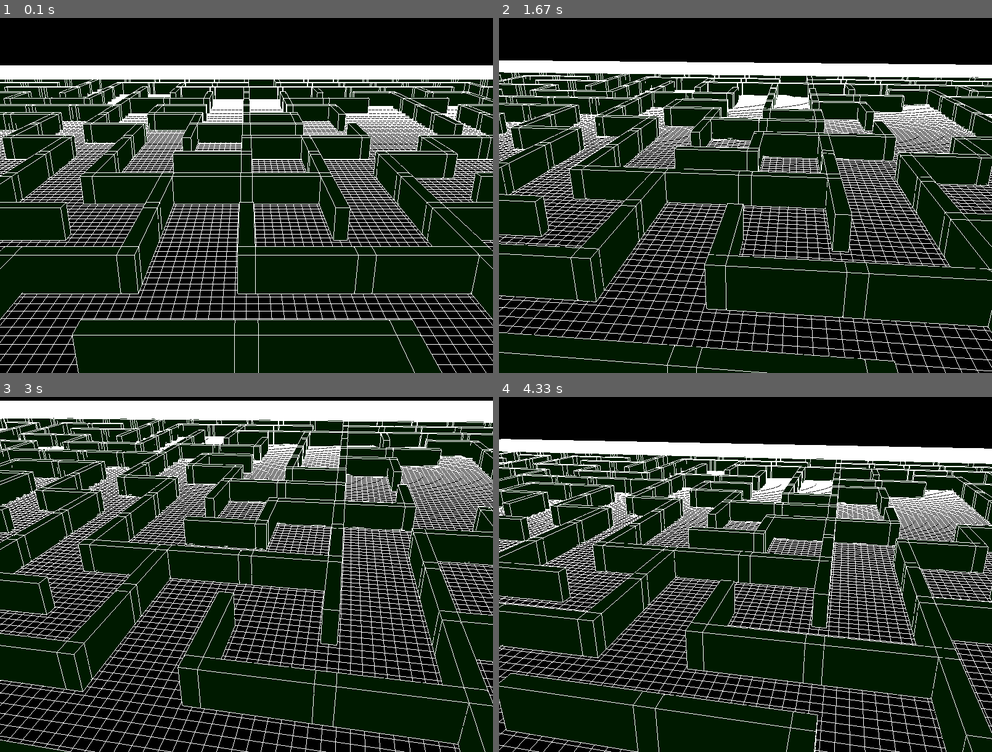
Above: before the commit, frames 1-4 (two rows, left to right).
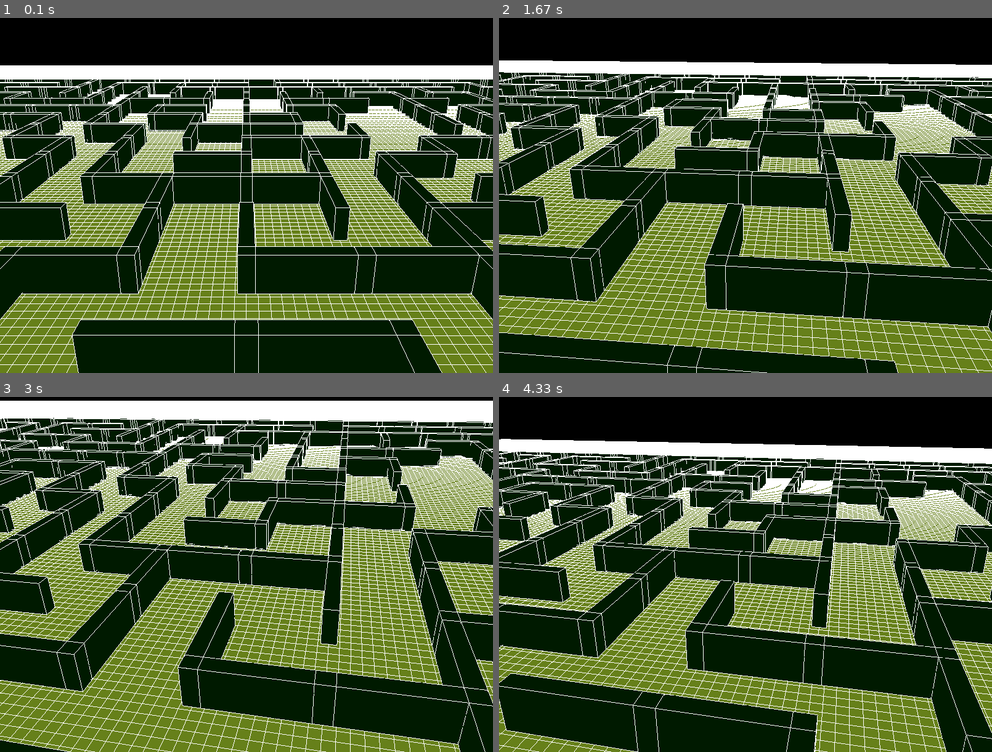
Above: after the commit, the same moments.

Repository: antonioam82/tank_controller
Game: pygame game, started from tank_demo_maze.py
Same seed, same stepped clock (60 frames per second), same inputs: the game is played once before the commit and once after it.
Inputs:
- Up to frame 1 (0.1 s): no input
- Up to frame 2 (1.67 s): tap one key every 0.33 s from 0.33 s: T F Z G
- Up to frame 3 (3 s): tap one key every 0.33 s from 1.67 s: X T F Z
- Up to frame 4 (4.33 s): tap G at 3 s; tap X at 3.33 s

The runs differ from the first frame. In frame 1, 21% of the frame differs, in the area x 0-100%, y 25-100%; in frame 2, 24%; in frame 3, 31%, in the area x 0-100%, y 11-100%; in frame 4, 20%.

Commit message:
floor color

Diff:
--- a/tank_demo_maze.py
+++ b/tank_demo_maze.py
@@ -63,17 +63,17 @@
 def draw_grid():
     grid_list = glGenLists(1)
     glNewList(grid_list, GL_COMPILE)
-    '''glEnable(GL_POLYGON_OFFSET_FILL)
+    glEnable(GL_POLYGON_OFFSET_FILL)
     glPolygonOffset(0.9,0.9)
 
     glBegin(GL_QUADS)
-    glColor3f(0.1,0.4,0.8)
+    glColor3f(0.4,0.5,0.1)
     glVertex3f(-grid_size,-2,-grid_size)
     glVertex3f(grid_size,-2,-grid_size)
     glVertex3f(grid_size,-2,grid_size)
-    glVertex3f(-grid_size,-2,-grid_size)
+    glVertex3f(-grid_size,-2,grid_size)
     glEnd()
-    glDisable(GL_POLYGON_OFFSET_FILL)'''
+    glDisable(GL_POLYGON_OFFSET_FILL)
 
     glLineWidth(1.0)
     glBegin(GL_LINES)
